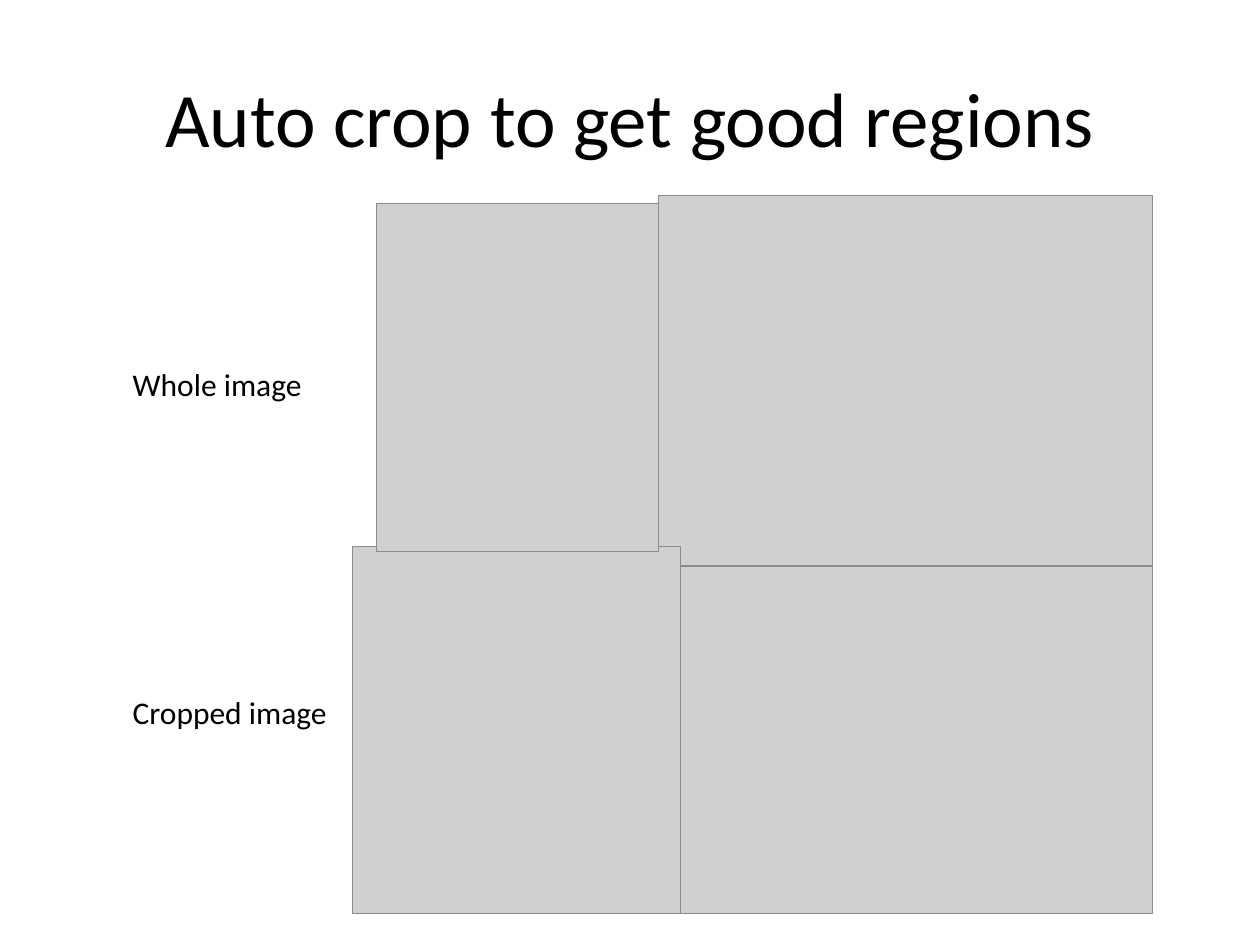
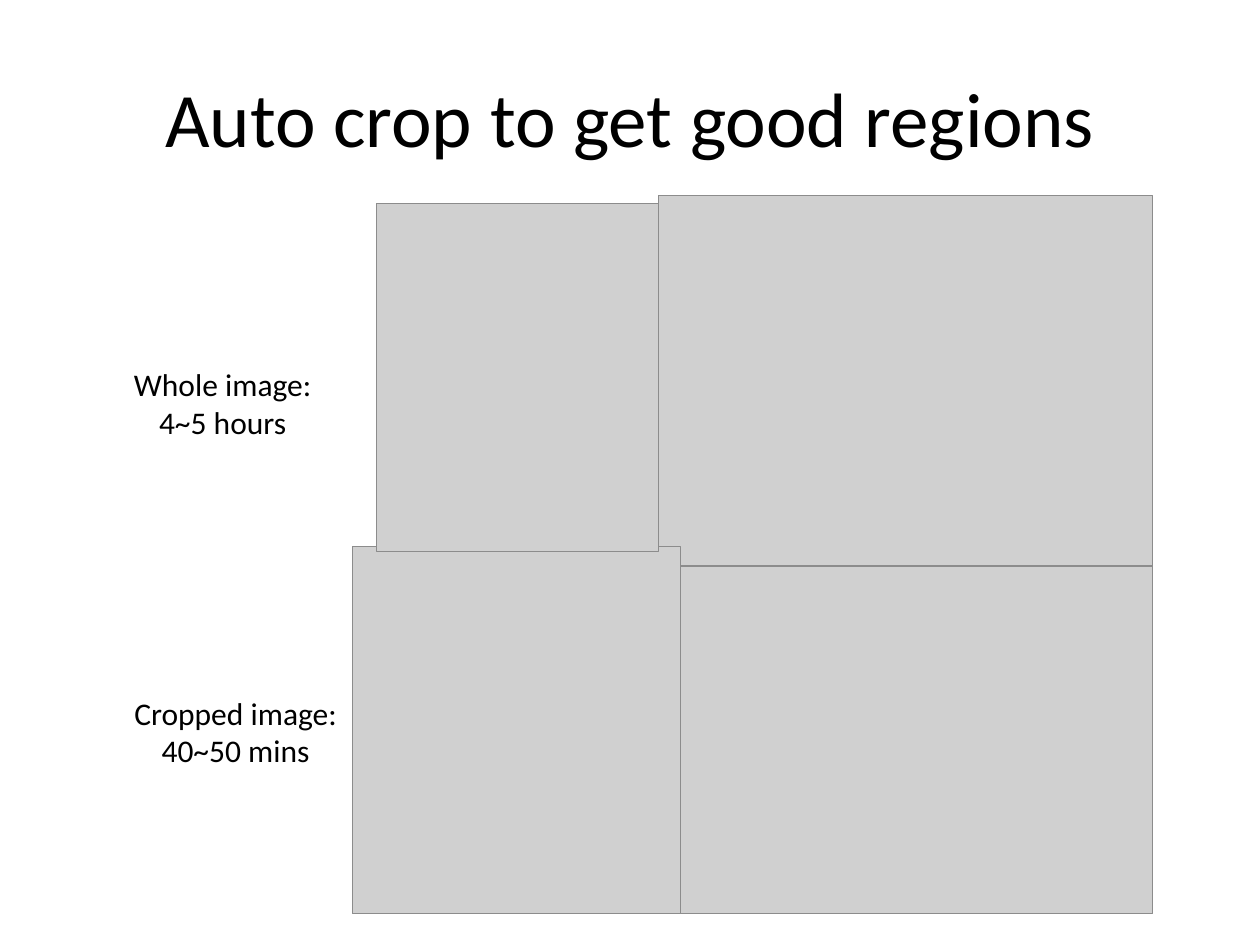
Before and after one commit to georgehwong/ECE590-03IMG, a slide deck: slide 13 of Paper_Presentation_pdf/presentation/ECE 590_Team 3_Presentation_final.pptx. Drawn at 1260x945 pixels with LibreOffice and Linux fonts; fonts in the diff are those of the drawing; grey boxes stand for pictures. Boxes give left, top, right and bottom in pixels: in the first picture for what was removed or moved away, otherwise in the second. Text is boxed around its words. In the diff, an @@ line names an element or a change of style, - is before the commit and + after.

Commit message:
revised final ppt

```diff
--- a/Paper_Presentation_pdf/presentation/ECE 590_Team 3_Presentation_final.pptx
+++ b/Paper_Presentation_pdf/presentation/ECE 590_Team 3_Presentation_final.pptx
@@ text at (134, 374, 311, 435): text changed @@
-Whole image
+Whole image:
+4~5 hours
@@ text at (134, 703, 337, 763): text changed @@
-Cropped image
+Cropped image:
+40~50 mins
```
Also in this commit, not shown: 3 slides added, 1 slide removed.
